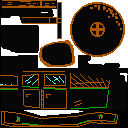
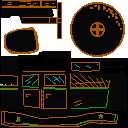
Layered file, before and after one edit (w=128, h=128). Changes by layer:
painted on "Layer 9" over [left=4, top=27, right=100, bottom=85]
painted on "Layer 10" over [left=1, top=12, right=128, bottom=116]
